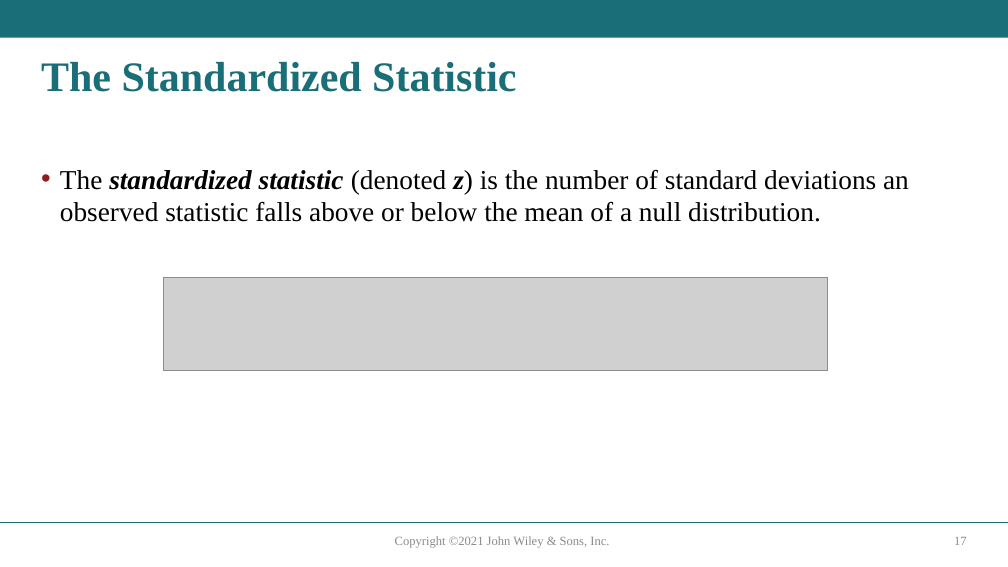
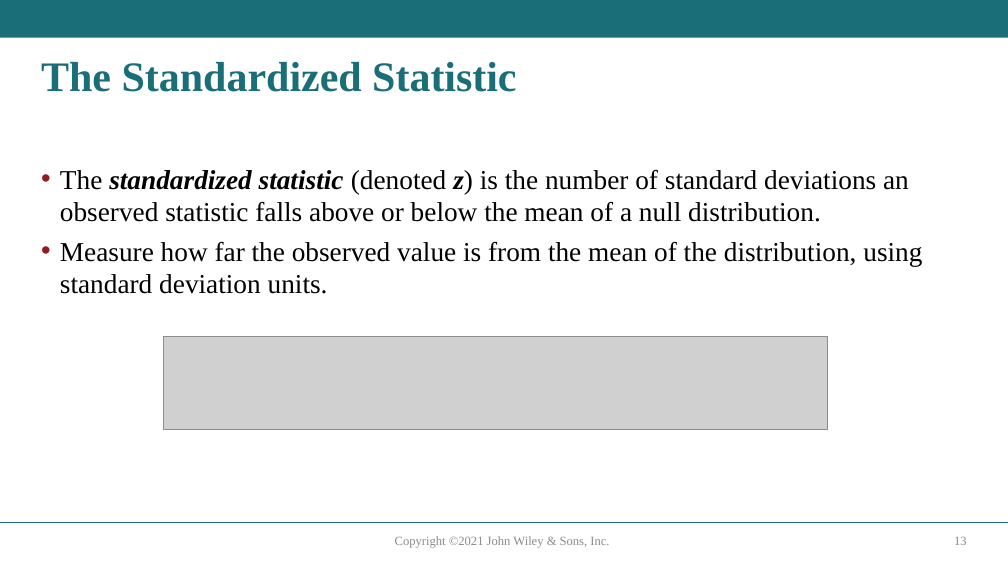
Before and after one commit to sroscoe2/MATH-104, a slide deck: slide 13 of Slides/Ch1.3-Roscoe26.pptx (slide 17 before the commit). Drawn at 1008x567 pixels with LibreOffice and Linux fonts; fonts in the diff are those of the drawing; grey boxes stand for pictures. Boxes give left, top, right and bottom in pixels: in the first picture for what was removed or moved away, otherwise in the second. Text is boxed around its words. In the diff, an @@ line names an element or a change of style, - is before the commit and + after.

Commit message:
update 1.3 slides

```diff
--- a/Slides/Ch1.3-Roscoe26.pptx
+++ b/Slides/Ch1.3-Roscoe26.pptx
@@ text at (60, 241, 922, 294): paragraph added @@
+• Measure how far the observed value is from the mean of the distribution, using standard deviation units.
@@ picture: place and size @@
-picture at (164, 278, 828, 371)
+picture at (164, 337, 828, 430)
@@ page number at (954, 537, 967, 545): text changed @@
-17
+13
```
Also in this commit, not shown: 1 other slide changed, 5 slides removed, 1 other file.
